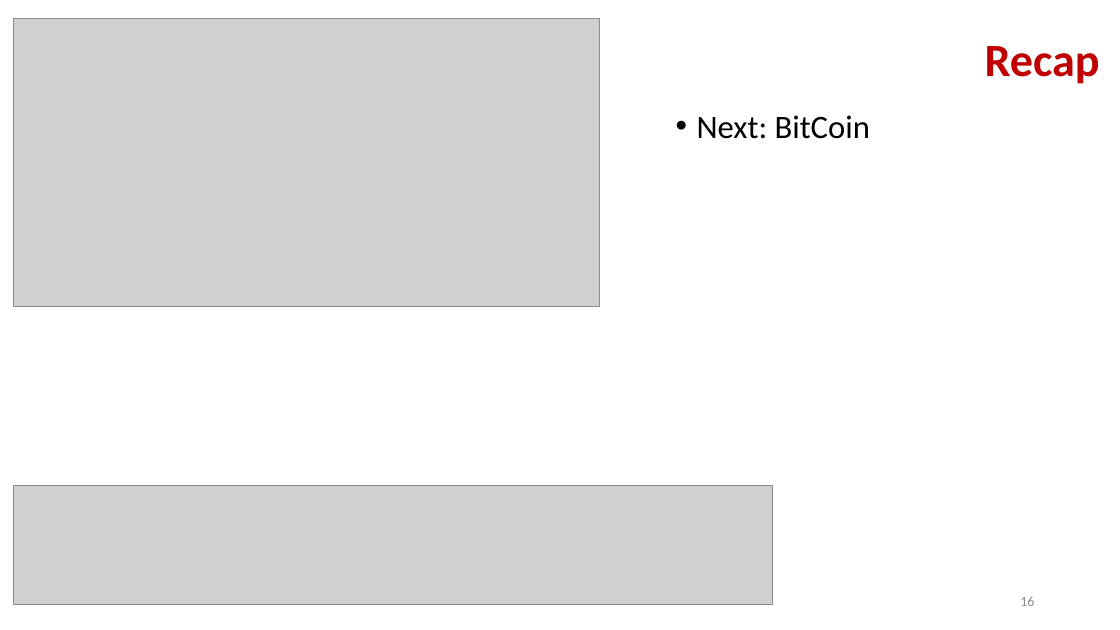
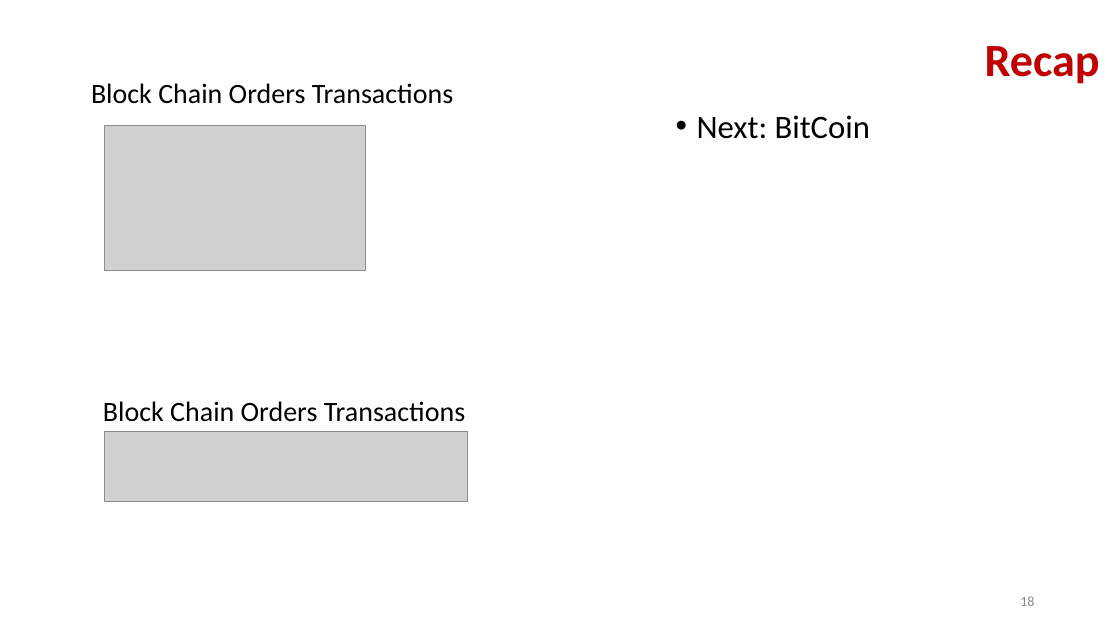
Before and after one commit to andyplusplus/blockchain, a slide deck: slide 18 of How Bitcoin Works Under the Hood.pptx (slide 16 before the commit). Drawn at 1120x630 pixels with LibreOffice and Linux fonts; fonts in the diff are those of the drawing; grey boxes stand for pictures. Boxes give left, top, right and bottom in pixels: in the first picture for what was removed or moved away, otherwise in the second. Text is boxed around its words. In the diff, an @@ line names an element or a change of style, - is before the commit and + after.

```diff
--- a/How Bitcoin Works Under the Hood.pptx
+++ b/How Bitcoin Works Under the Hood.pptx
@@ picture removed at (13, 18, 599, 307) @@
@@ text added at (91, 83, 453, 104), 24 pt, text #000000 @@
+Block Chain Orders Transactions
@@ picture added at (105, 125, 365, 270) @@
@@ text added at (103, 401, 465, 422), 24 pt, text #000000 @@
+Block Chain Orders Transactions
@@ picture added at (105, 432, 468, 502) @@
@@ picture removed at (13, 486, 772, 604) @@
```
Also in this commit, not shown: 5 other slides changed, 5 slides added, 3 slides removed, 6 other files.
